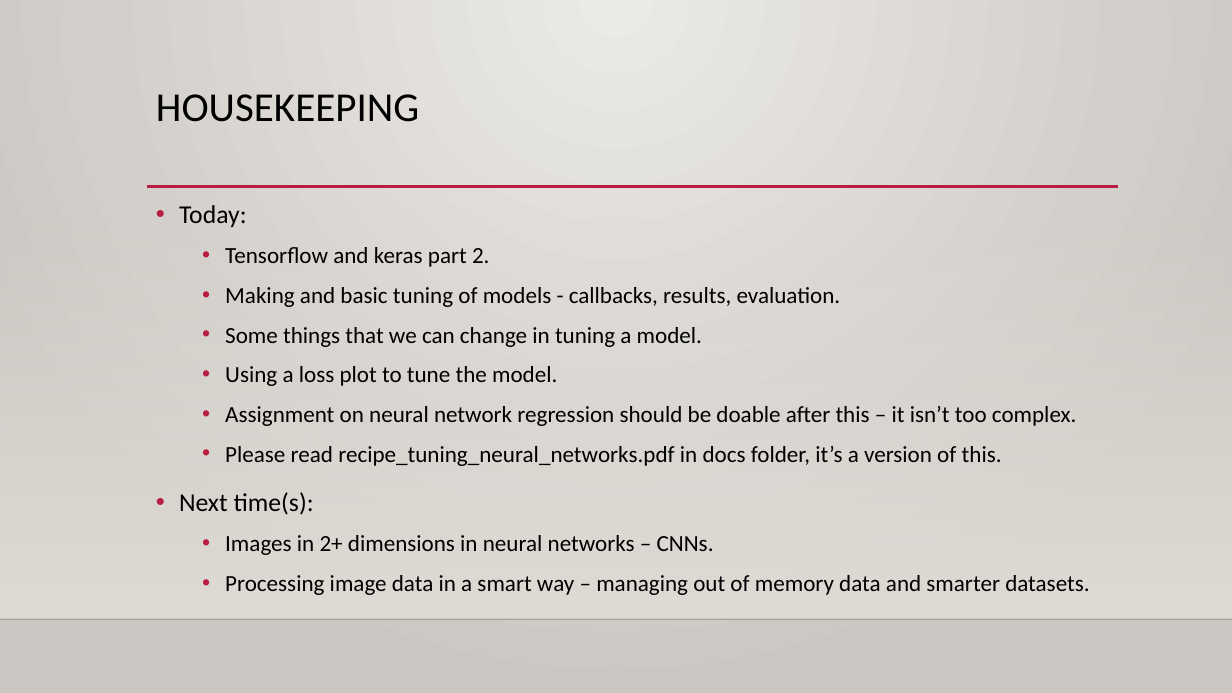
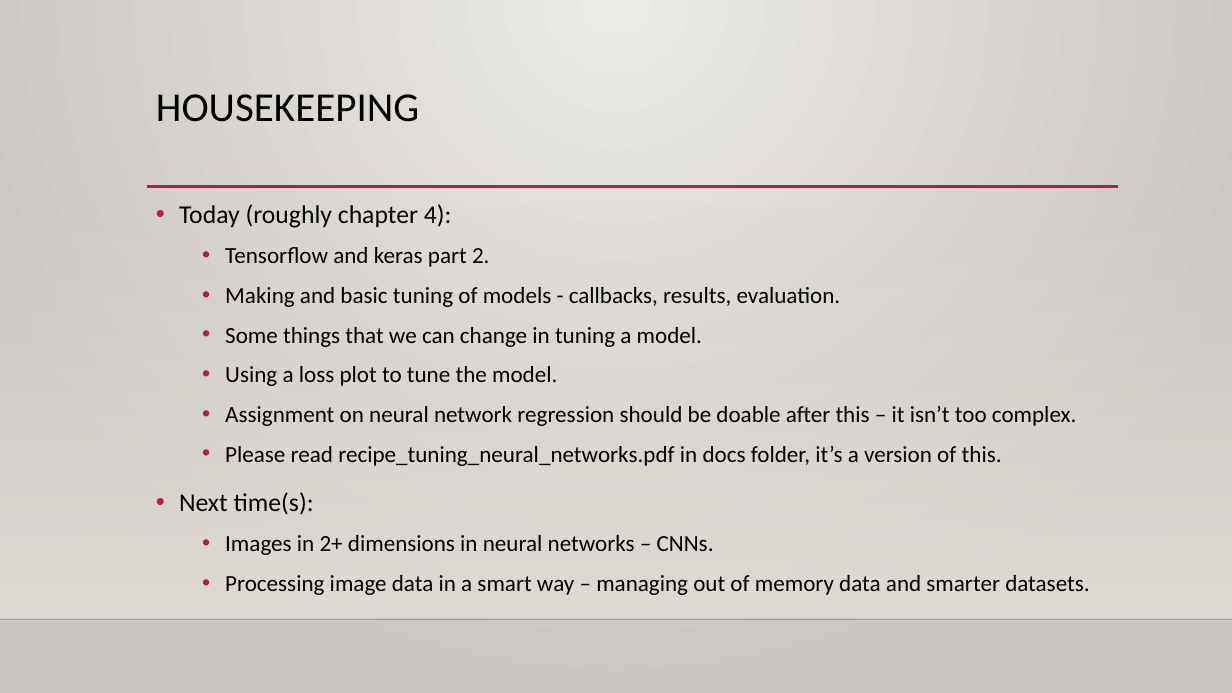
Before and after one commit to AkeemSemperDataScience/Intro_to_Machine_Learning_Students, a slide deck: slide 1 of reference_content/Slides/tensorflow_optimization.pptx. Drawn at 1232x693 pixels with LibreOffice and Linux fonts; fonts in the diff are those of the drawing; background and template pictures are left out. Boxes give left, top, right and bottom in pixels: in the first picture for what was removed or moved away, otherwise in the second. Text is boxed around its words. In the diff, an @@ line names an element or a change of style, - is before the commit and + after.

```diff
--- a/reference_content/Slides/tensorflow_optimization.pptx
+++ b/reference_content/Slides/tensorflow_optimization.pptx
@@ text at <box>179,204,452,228</box>: text changed @@
-• Today:
+• Today (roughly chapter 4):
```
Also in this commit, not shown: 1 other slide changed, 1 slide added, 6 other files.
